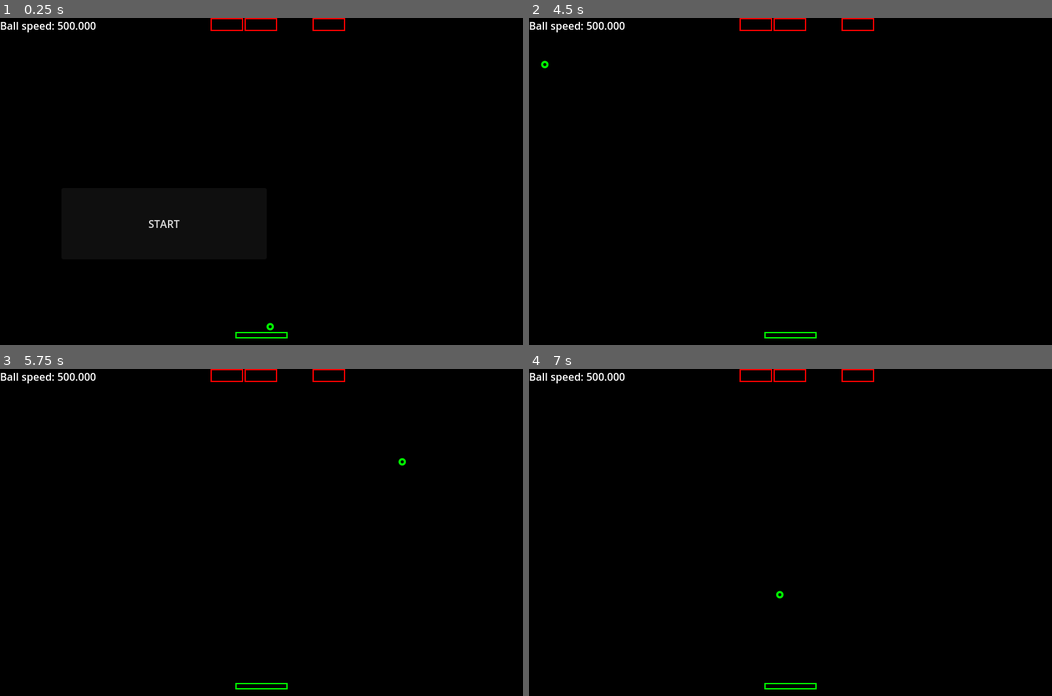
Above: before the commit, frames 1-4 (two rows, left to right).
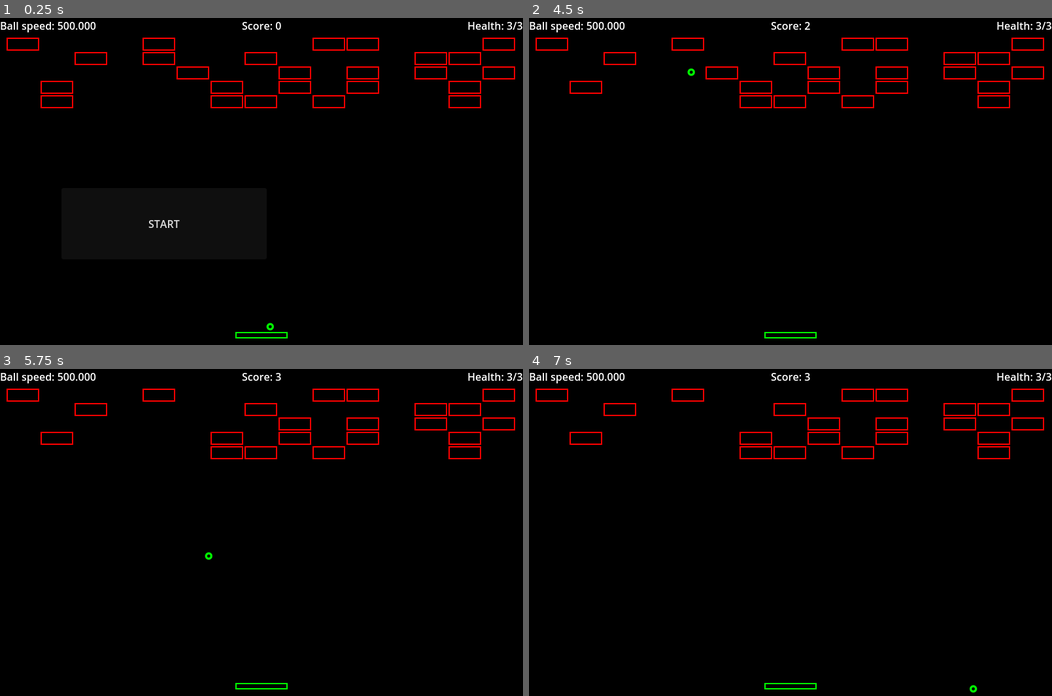
Above: after the commit, the same moments.

Repository: Germenzi/Infinitoid
Game: Godot game, scene res://scenes/arcanoid_game.tscn
Same seed, same stepped clock (60 frames per second), same inputs: the game is played once before the commit and once after it. This scene is started directly instead of the project's main scene.
Inputs (mouse positions are in pixels of both pictures, inside the frame that each line leads up to):
- Up to frame 1 (0.25 s): no input
- Up to frame 2 (4.5 s): click "START" at 0.5 s; tap Enter at 1.25, 2.75 s; move the mouse to (905, 165) at 1.27 s; hold Up (ui_up) 1.28-2 s; tap O at 1.35, 2.85, 4.35 s; click (905, 165) at 1.42 s; tap Space at 2, 3.5 s; drag from (685, 197) to (764, 246) at 2.02 s; move the mouse to (842, 109) at 2.77 s; hold Up (ui_up) 2.78-3.5 s; drag from (764, 246) to (633, 132) at 3.52 s; move the mouse to (947, 230) at 4.27 s; hold Down (ui_down) from 4.28 s (still down)
- Up to frame 3 (5.75 s): release Down (ui_down) at 5 s; tap Enter at 5 s; drag from (104, 483) to (183, 450) at 5.02 s
- Up to frame 4 (7 s): tap Space at 5.75 s; move the mouse to (816, 532) at 5.77 s; hold Down (ui_down) 5.78-6.5 s; tap O at 5.85 s; click (816, 532) at 5.92 s; drag from (712, 450) to (685, 548) at 6.52 s

The runs differ from the first frame. In frame 1, 2.0% of the frame differs, in the area x 1-100%, y 0-28%; in frame 2, 2.0%; in frame 3, 1.9%; in frame 4, 1.9%.

Commit message:
Add score progression and health points

Diff:
--- a/scenes/GameState.gd
+++ b/scenes/GameState.gd
@@ -8,6 +8,9 @@
 
 @export_range(1.0, 1.5)
 var speed_factor : float = 1.05
+
+@export_range(1, 10000)
+var maximum_health : int = 3
 
 @export_category("Ball")
 @export_range(2.0, 200.0)
@@ -51,6 +54,12 @@
 @export_range(1, 1000)
 var initial_block_spawn_amount : int = 1
 
+@export_range(1, 10)
+var initial_block_rows : int = 5
+
+@export_range(0.0, 100.0)
+var top_row_gap : float = 50.0
+
 @export_subgroup("Draw")
 @export_range(1.0, 10.0)
 var block_draw_width : float = 2.0
@@ -76,6 +85,8 @@
 var blocks : Array[Rect2] = []
 var blocks_spawn_count : int
 
+var health : int
+var score : int
 
 func _enter_tree() -> void:
 	ball_velocity = Vector2.RIGHT * initial_ball_speed
@@ -88,3 +99,6 @@
 
 	blocks_columns = playing_area_rect.size.x / (block_size.x + blocks_columns_gap)
 	blocks_spawn_count = initial_block_spawn_amount
+
+	health = maximum_health
+	score = 0
--- a/scenes/arcanoid_game.tscn
+++ b/scenes/arcanoid_game.tscn
@@ -54,7 +54,8 @@
 		_game_state.playing_area_rect.end.y-_game_state.platform_height-_game_state.platform_rect.size.y)
 
 	_place_ball_to_launch_position()
-	_spawn_blocks_layer()
+	for i:int in _game_state.initial_block_rows:
+		_spawn_blocks_layer()
 
 
 func _on_state_launching_ball() -> void:
@@ -159,7 +160,7 @@
 		match collision_type:
 			BallCollisionTypes.BORDER:
 				if earliest_collision[2] == SIDE_BOTTOM:
-					_game_state.state_machine.go_state(GameState.LAUNCHING_BALL_STATE)
+					_on_ball_falled()
 					return
 
 				if (earliest_collision[2] == SIDE_TOP or earliest_collision[2] == SIDE_BOTTOM):
@@ -179,6 +180,7 @@
 					_game_state.ball_velocity.y *= -1
 				else:
 					_game_state.ball_velocity.x *= -1
+				_game_state.score += 1
 				banned_rect_side = []
 
 
@@ -217,7 +219,7 @@
 		var new_block : Rect2 = Rect2(
 			_game_state.playing_area_rect.position + \\
 				Vector2(_game_state.block_size.x+_game_state.blocks_columns_gap, 0.0)*column + \\
-				Vector2(x_offset, 0.0),
+				Vector2(x_offset, _game_state.top_row_gap),
 			_game_state.block_size
 		)
 
@@ -230,6 +232,14 @@
 	_game_state.platform_speed *= _game_state.speed_factor
 
 
+func _on_ball_falled() -> void:
+	_game_state.state_machine.go_state(GameState.LAUNCHING_BALL_STATE)
+	_game_state.health -= 1
+
+	if _game_state.health == 0:
+		get_tree().reload_current_scene()
+
+
 func _on_start_button_pressed() -> void:
 	(%StartButton as Button).hide()
 	_game_state.state_machine.go_state(GameState.LAUNCHING_BALL_STATE)
@@ -246,6 +256,28 @@
 	text = \"Ball speed: %.3f\" % _game_state.ball_velocity.length()
 "
 
+[sub_resource type="GDScript" id="GDScript_fgexy"]
+resource_name = "health_label"
+script/source = "extends Label
+
+@onready
+var _game_state : GameState = %GameState
+
+func _process(delta: float) -> void:
+	text = \"Health: %d/%d\" % [_game_state.health, _game_state.maximum_health]
+"
+
+[sub_resource type="GDScript" id="GDScript_4yrex"]
+resource_name = "score_label"
+script/source = "extends Label
+
+@onready
+var _game_state : GameState = %GameState
+
+func _process(delta: float) -> void:
+	text = \"Score: %d\" % _game_state.score
+"
+
 [node name="ArcanoidGame" type="Node"]
 
 [node name="Drawer" type="Node2D" parent="."]
@@ -257,6 +289,7 @@
 [node name="GameState" type="Node" parent="."]
 unique_name_in_owner = true
 script = ExtResource("3_6rb05")
+speed_factor = 1.01
 initial_ball_radius = 5.0
 initial_ball_speed = 500.0
 initial_platform_size = Vector2(80, 10)
@@ -265,7 +298,8 @@
 block_size = Vector2(50, 20)
 block_rows_gap = 2.0
 blocks_columns_gap = 2.0
-initial_block_spawn_amount = 3
+initial_block_spawn_amount = 5
+top_row_gap = 30.0
 
 [node name="GUI" type="CanvasLayer" parent="."]
 layer = 3
@@ -280,9 +314,27 @@
 text = "START"
 
 [node name="SpeedLabel" type="Label" parent="GUI"]
-unique_name_in_owner = true
 offset_right = 95.0
 offset_bottom = 39.0
 script = SubResource("GDScript_0skvr")
 
+[node name="HealthLabel" type="Label" parent="GUI"]
+anchors_preset = 1
+anchor_left = 1.0
+anchor_right = 1.0
+offset_left = -40.0
+offset_bottom = 23.0
+grow_horizontal = 0
+script = SubResource("GDScript_fgexy")
+
+[node name="ScoreLabel" type="Label" parent="GUI"]
+anchors_preset = 5
+anchor_left = 0.5
+anchor_right = 0.5
+offset_left = -20.0
+offset_right = 20.0
+offset_bottom = 23.0
+grow_horizontal = 2
+script = SubResource("GDScript_4yrex")
+
 [connection signal="pressed" from="GUI/StartButton" to="GameController" method="_on_start_button_pressed"]
Not shown: 1 places in scenes/arcanoid_game.tscn that only renumber resources
